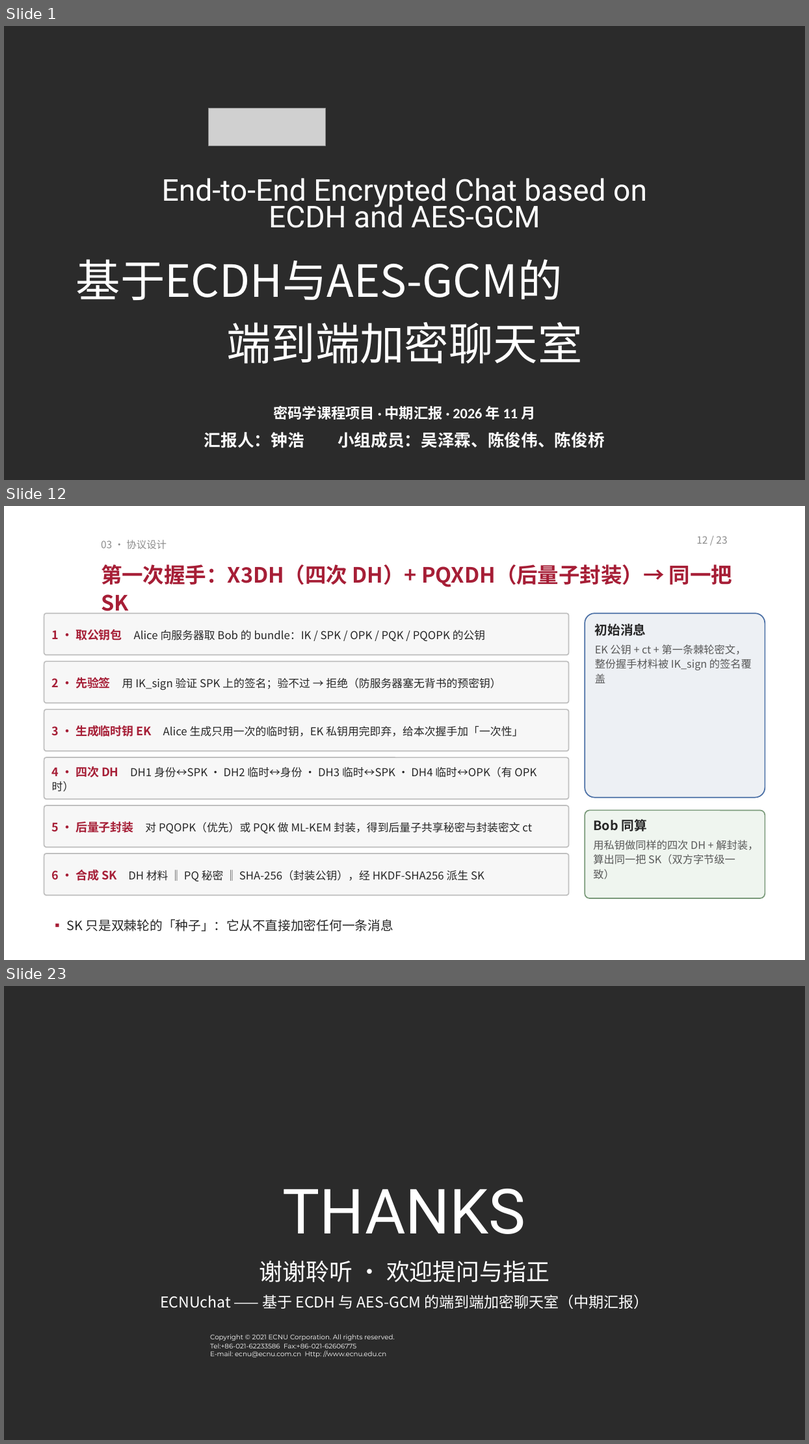
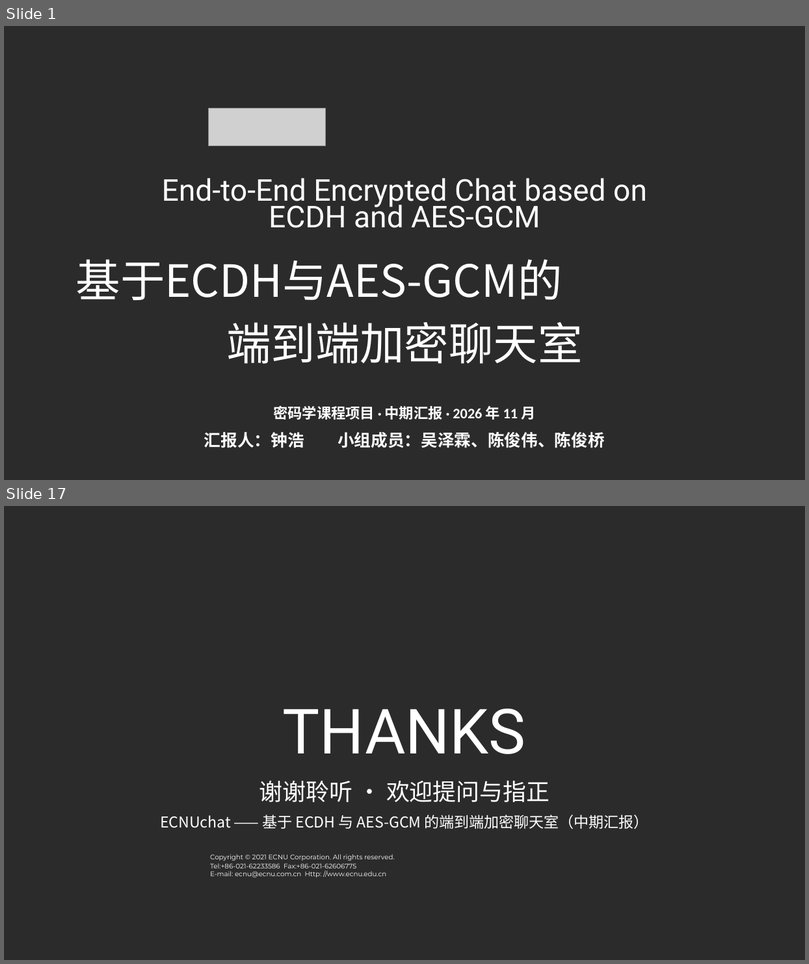
Before and after one commit to TomHaoZi/ECNUchat, a slide deck: 中期汇报/ECNUchat-中期汇报.pptx. Shown one above the other, each under a label of ours: slides 1, 12 and 23 before the commit, slides 1 and 17 after it; the slides between them are not shown. The pictures are 809x1444 and 809x964 pixels, drawn with LibreOffice and Linux fonts; fonts in the diff are those of the drawing; grey boxes stand for pictures; background and template pictures are left out; a plain dark background stands for a picture behind light text. Boxes give left, top, right and bottom in pixels: in the first picture for what was removed or moved away, otherwise in the second. Text is boxed around its words. In the diff, an @@ line names an element or a change of style, - is before the commit and + after.

```diff
--- a/中期汇报/ECNUchat-中期汇报.pptx
+++ b/中期汇报/ECNUchat-中期汇报.pptx
@@ slide 12 removed at (4,506,805,960), background #FFFFFF @@
@@ text removed at (101,540,166,549) @@
-03 · 协议设计
@@ text removed at (696,536,727,544) @@
-12 / 23
@@ text removed at (101,564,732,614) @@
-第一次握手：X3DH（四次 DH）+ PQXDH（后量子封装）→ 同一把 SK
@@ rounded rectangle removed at (44,613,569,655) @@
-1 · 取公钥包 Alice 向服务器取 Bob 的 bundle：IK / SPK / OPK / PQK / PQOPK 的公钥
@@ rounded rectangle removed at (584,613,764,797) @@
-初始消息
-EK 公钥 + ct + 第一条棘轮密文，整份握手材料被 IK_sign 的签名覆盖
@@ rounded rectangle removed at (44,661,569,703) @@
-2 · 先验签 用 IK_sign 验证 SPK 上的签名；验不过 → 拒绝（防服务器塞无背书的预密钥）
@@ rounded rectangle removed at (44,709,569,751) @@
-3 · 生成临时钥 EK Alice 生成只用一次的临时钥，EK 私钥用完即弃，给本次握手加「一次性」
@@ rounded rectangle removed at (44,758,569,799) @@
-4 · 四次 DH DH1 身份↔SPK · DH2 临时↔身份 · DH3 临时↔SPK · DH4 临时↔OPK（有 OPK 时）
@@ rounded rectangle removed at (44,806,569,847) @@
-5 · 后量子封装 对 PQOPK（优先）或 PQK 做 ML-KEM 封装，得到后量子共享秘密与封装密文 ct
@@ rounded rectangle removed at (584,810,764,899) @@
-Bob 同算
-用私钥做同样的四次 DH + 解封装，算出同一把 SK（双方字节级一致）
@@ rounded rectangle removed at (44,854,569,895) @@
-6 · 合成 SK DH 材料 ‖ PQ 秘密 ‖ SHA-256（封装公钥），经 HKDF-SHA256 派生 SK
@@ text removed at (67,919,393,932) @@
-▪ SK 只是双棘轮的「种子」：它从不直接加密任何一条消息
@@ what was slide 23 is now slide 17 @@
```
Also in this commit, not shown: 15 slides changed, 5 other slides removed, 3 other files.
